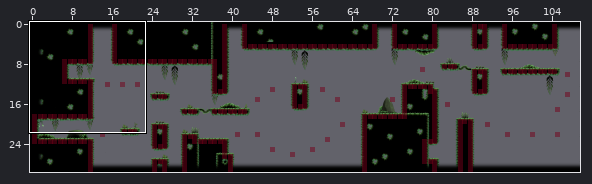
One commit to this Tiled map: 2D platformer/Output/Assets/maps/level1.tmx. The first picture is a wide view before the edit; the outline marks the close-up.
Close-up. Before the commit:
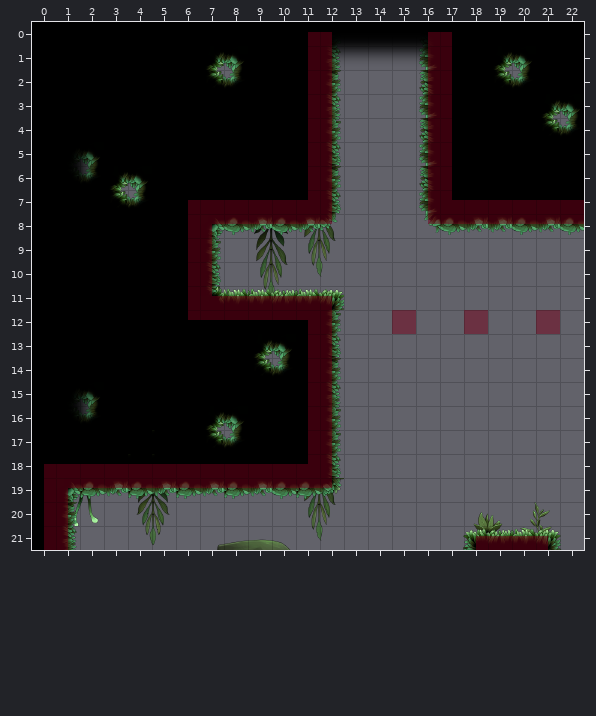
Cells are 64x64 px. Shown: x 0..22, y 0..21. The commit also changed other parts of the map, which this record leaves out.
Now the later version:
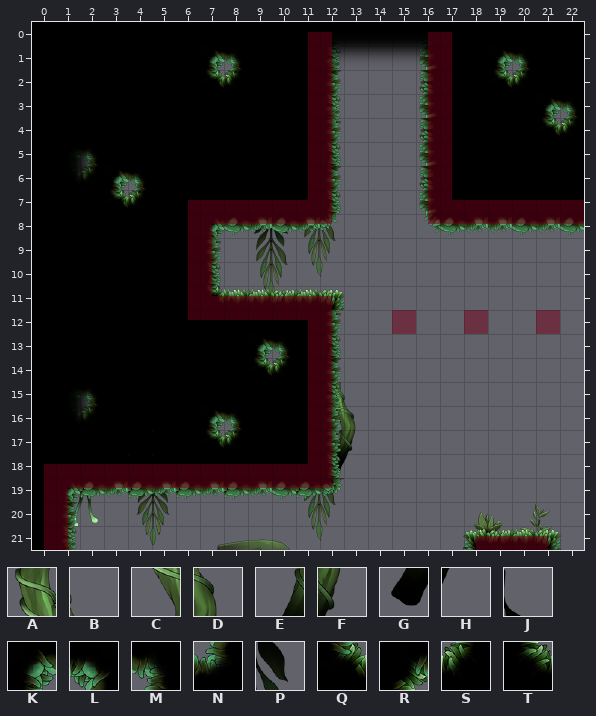
Key: from "Decoration": A 204, B 205, C 220, D 221, E 236, F 237, G 252, H 253; from "Tileset": J 7, K 15, L 15 turned 90, M 16, N 16 turned 90, P 21, Q 29, R 29 turned 90, S 30, T 30 turned 90.
_ is an empty cell.
Tiles replaced or removed in this view: J, L, N, P, R, T.
Edits made:
Changed rows in their new state; . is an unchanged cell.
Layer "decoration":
first column x 12:
15 AB
16 CD
17 EF
18 GH
Layer "mid":
first column x 2:
 1 .....KM..........KM..
 2 .....QS..........QS..
 3 ...................KM
 4 ...................QS
 5 M....................
 6 SKM..................
 7 .QS..................
first column x 2:
13 .......KM
14 .......QS
15 M........
16 S....KM..
17 .....QS..
Changed places in both close-ups, as pixel boxes (x1, y1, x2, y2):
changed: (206, 50, 244, 88)
changed: (494, 50, 580, 136)
changed: (80, 150, 148, 208)
changed: (254, 338, 292, 376)
changed: (80, 390, 100, 422)
changed: (335, 382, 356, 471)
changed: (206, 410, 244, 448)
